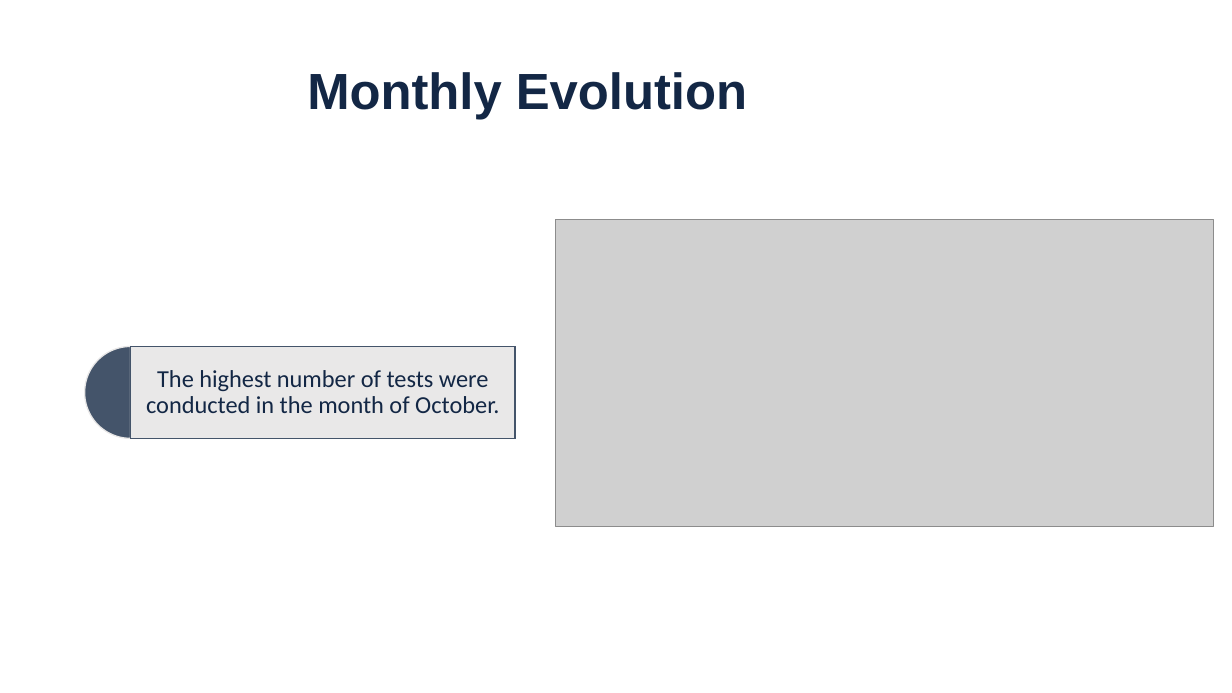
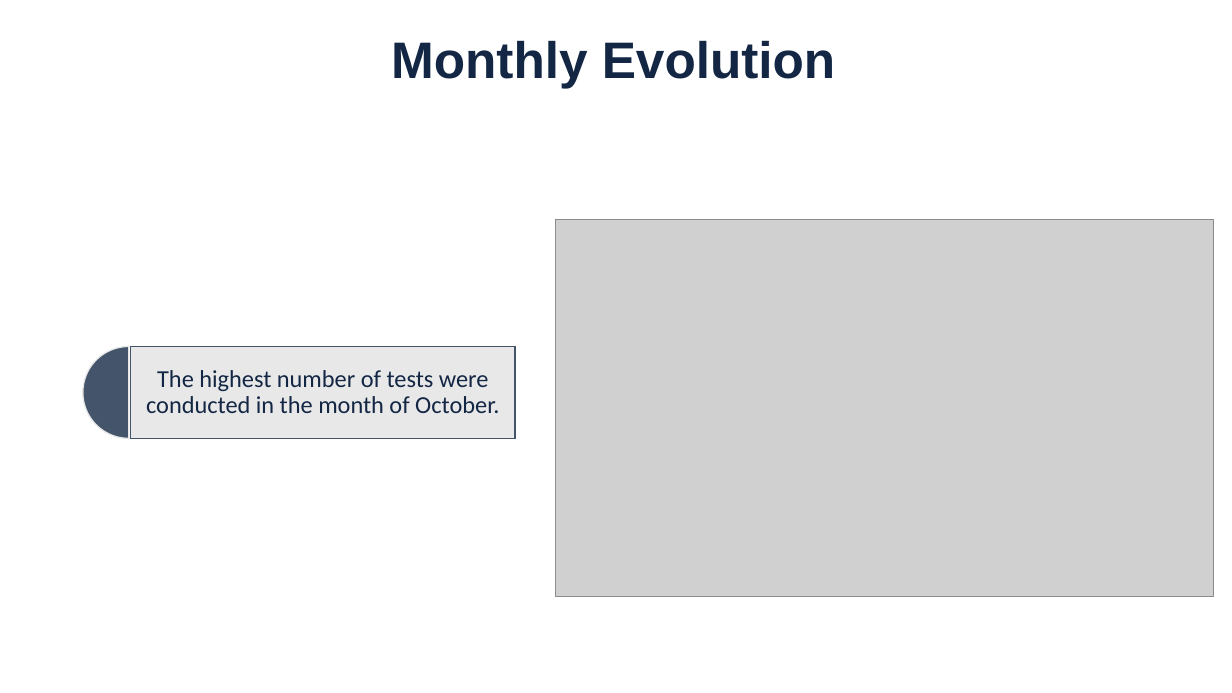
Before and after one commit to roshnipatidar/Covid19_Data_Analysis, a slide deck: slide 8 of PPT/Covid19 Data Analysis ppt.pptx (slide 7 before the commit). Drawn at 1232x693 pixels with LibreOffice and Linux fonts; fonts in the diff are those of the drawing; grey boxes stand for pictures; background and template pictures are left out. Boxes give left, top, right and bottom in pixels: in the first picture for what was removed or moved away, otherwise in the second. Text is boxed around its words. In the diff, an @@ line names an element or a change of style, - is before the commit and + after.

```diff
--- a/PPT/Covid19 Data Analysis ppt.pptx
+++ b/PPT/Covid19 Data Analysis ppt.pptx
@@ title "Monthly Evolution": place and size @@
-title "Monthly Evolution" at [307, 72, 747, 119]
+title "Monthly Evolution" at [391, 40, 835, 88]
@@ title "Monthly Evolution" at [391, 40, 835, 88]: size 39.6 to 40 pt @@
@@ picture: place and size @@
-picture at [555, 220, 1214, 527]
+picture at [555, 220, 1214, 597]
```
Also in this commit, not shown: 4 other slides changed, 2 slides added.
